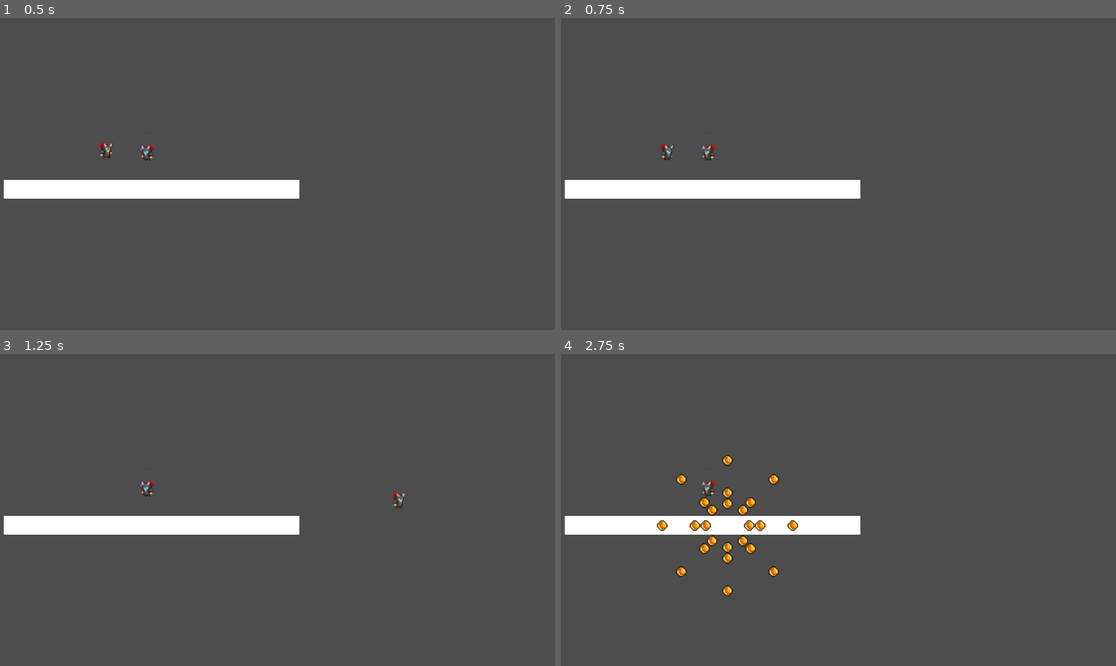
Above: before the commit, frames 1-4 (two rows, left to right).
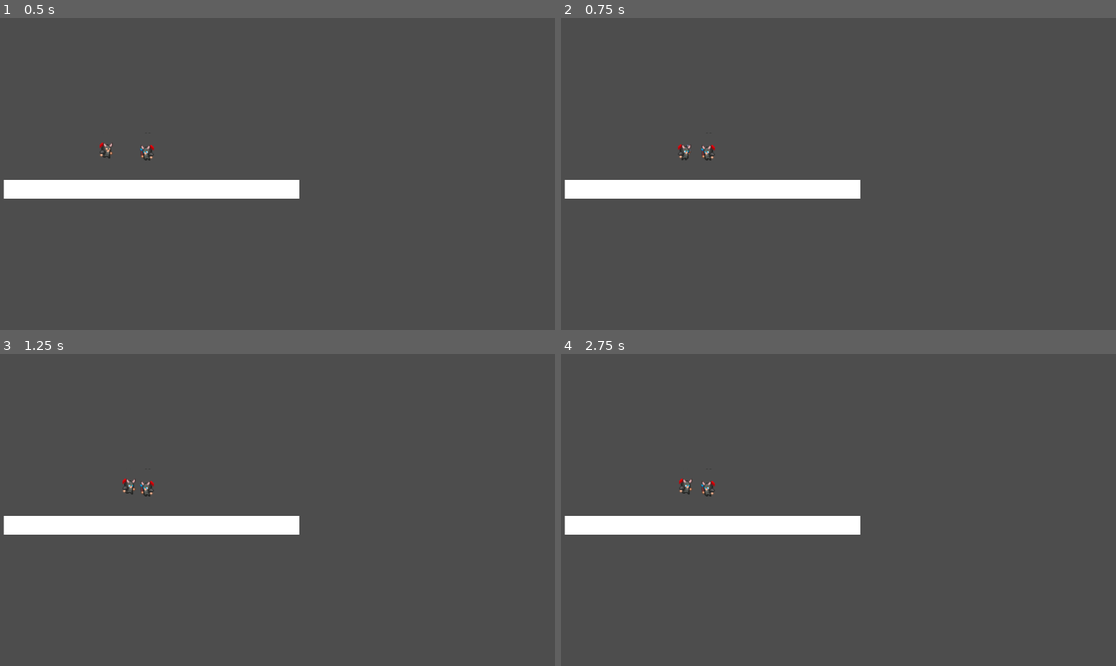
Above: after the commit, the same moments.

Repository: lethalgem/mini-jam-202
Game: Godot game, scene res://scenes/player_test.tscn
The game is run twice, just before and just after one commit, with the same random seed, the same clock (stepped at 60 frames per second) and the same inputs.
Inputs (mouse positions are in pixels of both pictures, inside the frame that each line leads up to):
- Up to frame 1 (0.5 s): no input
- Up to frame 2 (0.75 s): tap Enter at 0.5 s; move the mouse to (960, 158) at 0.52 s; hold Right (ui_right) from 0.53 s (still down); tap Space (attack, bound only after the commit) at 0.6 s; click (960, 158) at 0.67 s
- Up to frame 3 (1.25 s): keep holding Right (ui_right)
- Up to frame 4 (2.75 s): move the mouse to (727, 525) at 1.27 s; release Right (ui_right) at 1.28 s; hold Left (ui_left) 1.28-2.03 s; tap Space (attack, bound only after the commit) at 1.35, 2.1 s; click (727, 525) at 1.42 s; move the mouse to (894, 441) at 2.02 s; hold Right (ui_right) from 2.03 s (still down); click (894, 441) at 2.17 s

Frame 1 is identical in both runs. In frame 2, 0.1% of the frame differs, in the area x 17-24%, y 40-46%; in frame 3, 0.1%; in frame 4, 1.2%, in the area x 17-43%, y 32-78%.

Commit message:
Hero can move and attack (#14)
* MB Pulling Ian's changes

* MB Started enemy

* MB Enemy and enemy spawn working

* MB Added initial tile mapping

* MB Small change made to tile map

* MB Player can move and attack

* Update scripts/player_character_body_2d.gd

Co-authored-by: lethalgem <iwc123@gmail.com>

* Update scripts/player_character_body_2d.gd

Co-authored-by: lethalgem <iwc123@gmail.com>

---------

Co-authored-by: lethalgem <iwc123@gmail.com>

Diff:
--- a/project.godot
+++ b/project.godot
@@ -20,6 +20,14 @@
 window/size/viewport_width=1920
 window/size/viewport_height=1080
 
+[input]
+
+attack={
+"deadzone": 0.2,
+"events": [Object(InputEventKey,"resource_local_to_scene":false,"resource_name":"","device":-1,"window_id":0,"alt_pressed":false,"shift_pressed":false,"ctrl_pressed":false,"meta_pressed":false,"pressed":false,"keycode":0,"physical_keycode":32,"key_label":0,"unicode":32,"location":0,"echo":false,"script":null)
+]
+}
+
 [rendering]
 
 renderer/rendering_method="gl_compatibility"
--- a/scenes/world_test.tscn
+++ b/scenes/world_test.tscn
@@ -1,7 +1,8 @@
-[gd_scene load_steps=5 format=3 uid="uid://ce0w7tddcjrxu"]
+[gd_scene load_steps=6 format=3 uid="uid://ce0w7tddcjrxu"]
 
 [ext_resource type="Script" uid="uid://cd7x1mrjp8l6n" path="res://scripts/world_test.gd" id="1_1moov"]
 [ext_resource type="Texture2D" uid="uid://dg11xy0rj80t" path="res://assets/tiles/Tileset.png" id="2_puv4i"]
+[ext_resource type="PackedScene" uid="uid://cwy5ad6mwh2mx" path="res://scenes/player_test.tscn" id="3_1moov"]
 
 [sub_resource type="TileSetAtlasSource" id="TileSetAtlasSource_1moov"]
 texture = ExtResource("2_puv4i")
@@ -475,3 +476,6 @@
 rendering_quadrant_size = 24
 format = 2
 layer_0/tile_data = PackedInt32Array(1245197, 655360, 0, 1310733, 655360, 1, 1245198, 720896, 0, 1310734, 720896, 1, 12 …(25861 unchanged characters)…
+
+[node name="PlayerTest" parent="." instance=ExtResource("3_1moov")]
+position = Vector2(443, 565)
--- a/scripts/player_character_body_2d.gd
+++ b/scripts/player_character_body_2d.gd
@@ -7,16 +7,13 @@
 @export var idle_speed: float = 1.0
 @export var death_speed: float = 1.0
 @export var attack_cooldown: float = 1.0
+@export var speed := 300.0
 
 var death_bubble_controller_scene := preload("res://scenes/death_bubble_controller.tscn")
 
 func _ready():
 	idle()
 
-func _input(event):
-	if event is InputEventMouseButton and event.pressed:
-		if event.button_index == MOUSE_BUTTON_LEFT:
-			start_teleport(event.position)
 
 func start_teleport(location: Vector2):
 	animated_sprite_2D.play("teleport_start", teleport_speed)
@@ -29,7 +26,7 @@
 func attack():
 	animated_sprite_2D.play("slash", attack_speed)
 	await animated_sprite_2D.animation_finished
-	die()
+	idle()
 
 func idle():
 	animated_sprite_2D.play("idle", idle_speed)
@@ -44,3 +41,24 @@
 	death_bubble_controller.scale = scale
 	death_bubble_controller.start()
 	queue_free()
+
+
+func _physics_process(delta):
+	var direction := 0
+
+	if Input.is_action_pressed("ui_left"):
+		direction -= 1
+		animated_sprite_2D.flip_h = true
+	if Input.is_action_pressed("ui_right"):
+		direction += 1
+		animated_sprite_2D.flip_h = false
+
+	print(direction)
+
+	velocity.x = direction * speed
+	velocity.y = 0
+
+	move_and_slide()
+
+	if Input.is_action_just_pressed("attack"):
+		attack()
Not shown, removed: scenes/player_test.tscn9813686451.tmp
